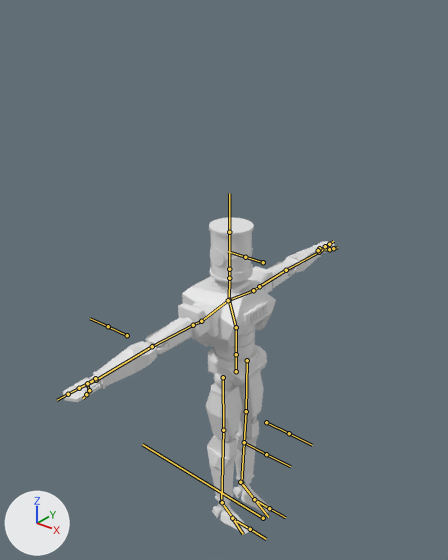
The FBX model Assets/Art Assets/bobot/bobot walk.fbx: old version first, new version second.
The view is the same before and after, from a 50 mm camera at (8.97, -13.73, 10.56) aimed at (-0.38, -2.04, 3.31). Every picture has the same lights, and +X, +Y and +Z are marked at lower left. The bones that bend it are drawn over the model as lines.
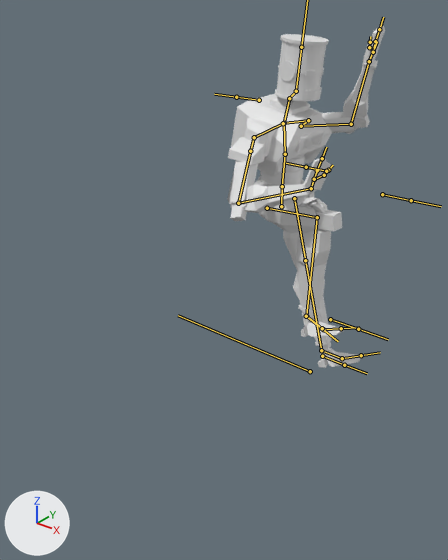
The newer file adds an action. The first version stands in its rest pose; the second is drawn at frame 26 of the action 'Armature|ArmatureAction'.

Pixel boxes [x1, y1, x2, y2] of what changed, in the pictures (448 x 560 px):
'Cylinder.001', posed (42% narrower, 8% taller)
    before: [63, 217, 334, 534]
    after: [227, 26, 385, 368]
bone 'Main Controller', root to tip
    before: (263, 518) to (142, 444)
    after: (310, 371) to (178, 315)
bone 'Hip', root to tip
    before: (236, 371) to (236, 354)
    after: (281, 206) to (282, 186)
bone 'Spine', root to tip
    before: (236, 354) to (236, 327)
    after: (282, 186) to (285, 154)
bone 'Chest', root to tip
    before: (236, 327) to (229, 300)
    after: (285, 154) to (284, 123)
bone 'Shoulder Joint L', root to tip
    before: (253, 290) to (259, 286)
    after: (308, 120) to (301, 126)
bone 'Upper Arm L', root to tip
    before: (259, 286) to (286, 270)
    after: (301, 126) to (351, 124)
bone 'Lower Arm L', root to tip
    before: (286, 270) to (319, 252)
    after: (351, 124) to (369, 61)
bone 'Wrist L', root to tip
    before: (319, 252) to (321, 249)
    after: (369, 61) to (373, 51)
bone 'Neck', root to tip
    before: (229, 278) to (229, 269)
    after: (289, 98) to (296, 91)
bone 'Head', root to tip
    before: (229, 269) to (229, 232)
    after: (296, 91) to (301, 47)
bone 'Shoulder Joint R', root to tip
    before: (201, 321) to (193, 325)
    after: (254, 137) to (250, 151)
bone 'Upper Arm R', root to tip
    before: (193, 325) to (152, 346)
    after: (250, 151) to (238, 203)
bone 'Lower Arm R', root to tip
    before: (152, 346) to (96, 380)
    after: (238, 203) to (311, 188)
bone 'Wrist R', root to tip
    before: (96, 380) to (87, 384)
    after: (311, 188) to (314, 179)
bone 'Upper Leg L', root to tip
    before: (247, 360) to (246, 411)
    after: (294, 198) to (305, 260)
bone 'Lower Leg L', root to tip
    before: (246, 411) to (241, 482)
    after: (305, 260) to (321, 350)
bone 'Ankle L', root to tip
    before: (241, 482) to (254, 499)
    after: (321, 350) to (342, 358)
bone 'Upper Leg R', root to tip
    before: (223, 377) to (223, 430)
    after: (267, 208) to (317, 217)
bone 'Lower Leg R', root to tip
    before: (223, 430) to (221, 502)
    after: (317, 217) to (306, 316)
bone 'Ankle R', root to tip
    before: (221, 502) to (234, 519)
    after: (306, 316) to (323, 329)

The edits, one by one:
Bone 'Main Controller' (bone_main_controller) moves from (0.0, 0.0, 0.0) to (4.93, -0.22, -0.6).
Bone 'Hip' (bone_hip) moves from (0.0, 0.0, 0.0) to (-0.14, -0.09, -0.01).
Bone 'Hip' (bone_hip) turns from (0, 0, 0) to (0, -7, 0) degrees about its own x, y and z.
Bone 'Spine' (bone_spine) turns from (0, 0, 0) to (-2, -3, -3) degrees about its own x, y and z.
Bone 'Chest' (bone_chest) turns from (0, 0, 0) to (5, 6, -10) degrees about its own x, y and z.
Bone 'Shoulder Joint L' (bone_shoulder_joint_l) turns from (0, 0, 0) to (-43, 53, 54) degrees about its own x, y and z.
Bone 'Upper Arm L' (bone_upper_arm_l) turns from (0, 0, 0) to (-2, -19, -150) degrees about its own x, y and z.
Bone 'Lower Arm L' (bone_lower_arm_l) turns from (0, 0, 0) to (-21, -11, -55) degrees about its own x, y and z.
Bone 'Wrist L' (bone_wrist_l) turns from (0, 0, 0) to (41, 58, 28) degrees about its own x, y and z.
Bone 'Neck' (bone_neck) turns from (0, 0, 0) to (-7, -3, -29) degrees about its own x, y and z.
Bone 'Head' (bone_head) turns from (0, 0, 0) to (5, 1, 38) degrees about its own x, y and z.
Bone 'Shoulder Joint R' (bone_shoulder_joint_r) turns from (0, 0, 0) to (-75, -16, -14) degrees about its own x, y and z.
Bone 'Upper Arm R' (bone_upper_arm_r) turns from (0, 0, 0) to (-25, 9, -36) degrees about its own x, y and z.
Bone 'Lower Arm R' (bone_lower_arm_r) turns from (0, 0, 0) to (61, 36, -58) degrees about its own x, y and z.
Bone 'Wrist R' (bone_wrist_r) turns from (0, 0, 0) to (20, -117, -81) degrees about its own x, y and z.
Bone 'Upper Leg L' (bone_upper_leg_l) turns from (0, 0, 0) to (4, -24, -16) degrees about its own x, y and z.
Bone 'Lower Leg L' (bone_lower_leg_l) turns from (0, 0, 0) to (0, 0, -2) degrees about its own x, y and z.
Bone 'Ankle L' (bone_ankle_l) turns from (0, 0, 0) to (-4, 5, -13) degrees about its own x, y and z.
Bone 'Upper Leg R' (bone_upper_leg_r) turns from (0, 0, 0) to (-5, 7, -98) degrees about its own x, y and z.
Bone 'Lower Leg R' (bone_lower_leg_r) turns from (0, 0, 0) to (-6, 8, 100) degrees about its own x, y and z.
Bone 'Ankle R' (bone_ankle_r) turns from (0, 0, 0) to (9, -4, -28) degrees about its own x, y and z.
